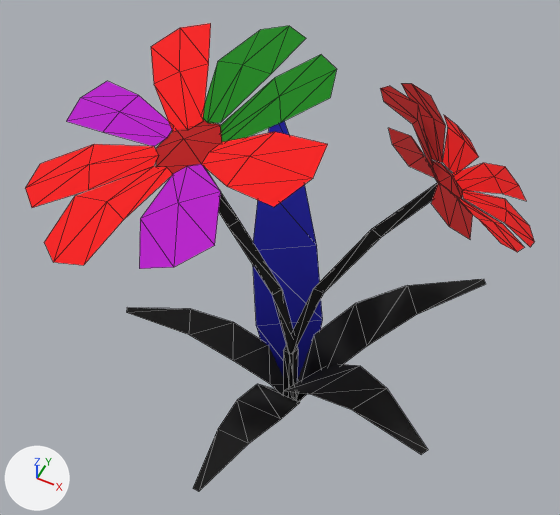
An edit to the glTF model assets/models/flower_01.glb, drawn before and after from the same camera.
Rendered twice from a 50 mm camera at (0.523, -1.116, 1.985) aimed at (-0.034, -0.001, 0.591). The axes (+X, +Y, +Z) are drawn at lower left. The lights are the same throughout. The older version comes first. Mesh edges are drawn as thin lines. Vertices at exactly the same position are counted once.

Names of what the first picture shows: 'Flower_Leaves', 'Flower_Petals', 'Flower_Stem'.
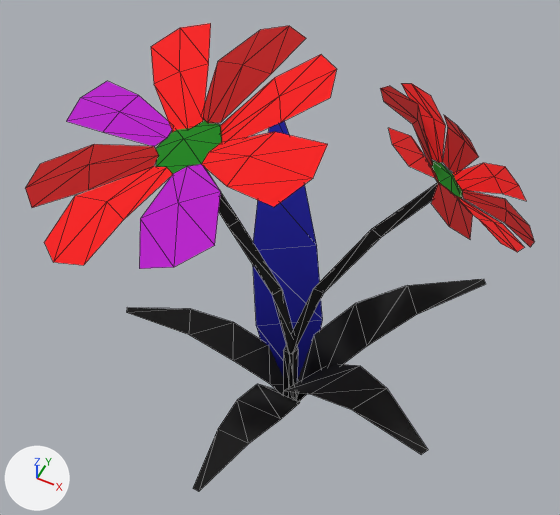
What differs and where, as boxes [x1, y1, x2, y2] in the pictures (560 x 515 px):
part 1 of me_flower_petals, recoloured
    both: [26, 83, 535, 247]
part 2 of me_flower_petals, recoloured (green to red)
    both: [203, 26, 337, 142]
part 3 of me_flower_petals, recoloured
    both: [156, 119, 463, 199]

What changed in the scene script:
```text
Change me_flower_petals:
    where me_flower_petals.from_pydata(...)  # 162 vertices, 144 faces; spans x -0.481..0.503, y -0.487..0.345, z 0.775..1.171
    used by ob_flower_petals; location = (0.0, 0.0, 0.0)
    me_flower_petals part 1: 96 faces centred in x -0.414..0.48, y -0.44..0.309, z 0.793..1.123 are repainted in the vertex colours; the middle colour stays red #ff0000
    me_flower_petals part 2: 16 faces centred in x -0.169..0.073, y -0.12..0.101, z 1.041..1.149 are repainted in the vertex colours; the middle colour goes from green #00ff00 to red #e10000
    me_flower_petals part 3: 16 faces centred in x -0.199..0.325, y -0.217..0.144, z 0.86..1.033 are repainted in the vertex colours; the middle colour goes from red #bc0000 to green #00ff00
```
